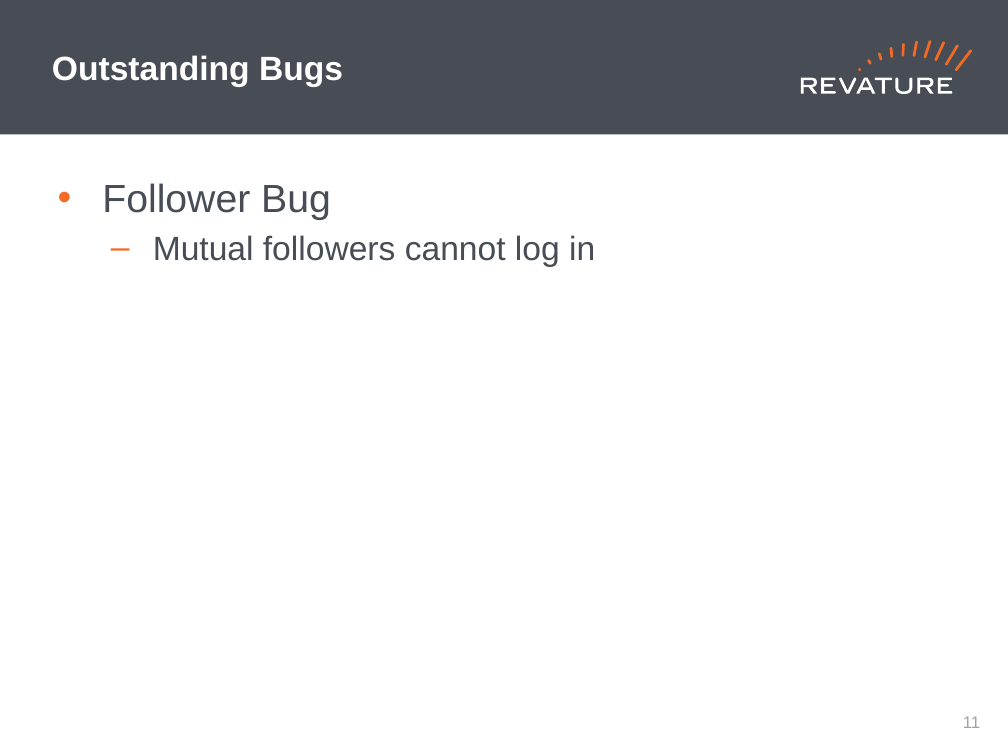
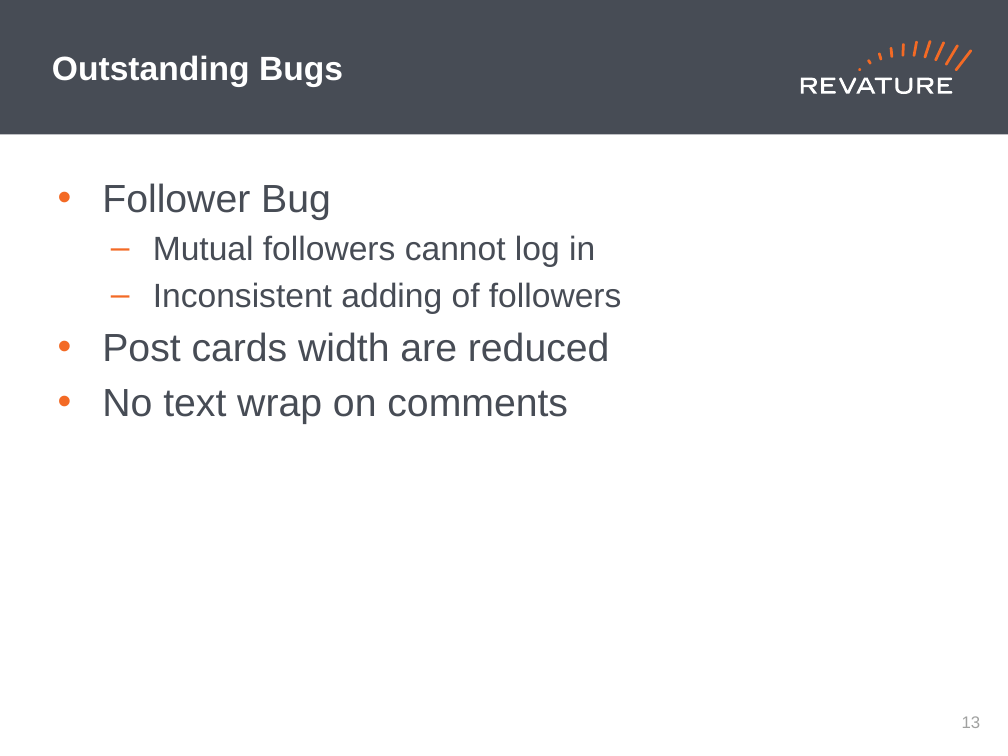
Before and after one commit to Revature-Bubble/Presentation, a slide deck: slide 14 of Revature Standards/Presentation.pptx (slide 12 before the commit). Drawn at 1008x756 pixels with LibreOffice and Linux fonts; fonts in the diff are those of the drawing. Boxes give left, top, right and bottom in pixels: in the first picture for what was removed or moved away, otherwise in the second. Text is boxed around its words. In the diff, an @@ line names an element or a change of style, - is before the commit and + after.

```diff
--- a/Revature Standards/Presentation.pptx
+++ b/Revature Standards/Presentation.pptx
@@ text at (102,282,622,424): paragraphs added @@
+  – Inconsistent adding of followers
+• Post cards width are reduced
+• No text wrap on comments
@@ page number at (962,716,981,728): text changed @@
-11
+13
```
Also in this commit, not shown: 4 other slides changed, 4 slides added, 2 slides removed.
